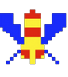
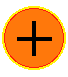
Comparing the layer stacks of the two 68×77 images. Changes:
added layer "Приз" above "Самолёт" over [2, 6, 66, 70]
hid "Враг 4" over [0, 9, 67, 65]
